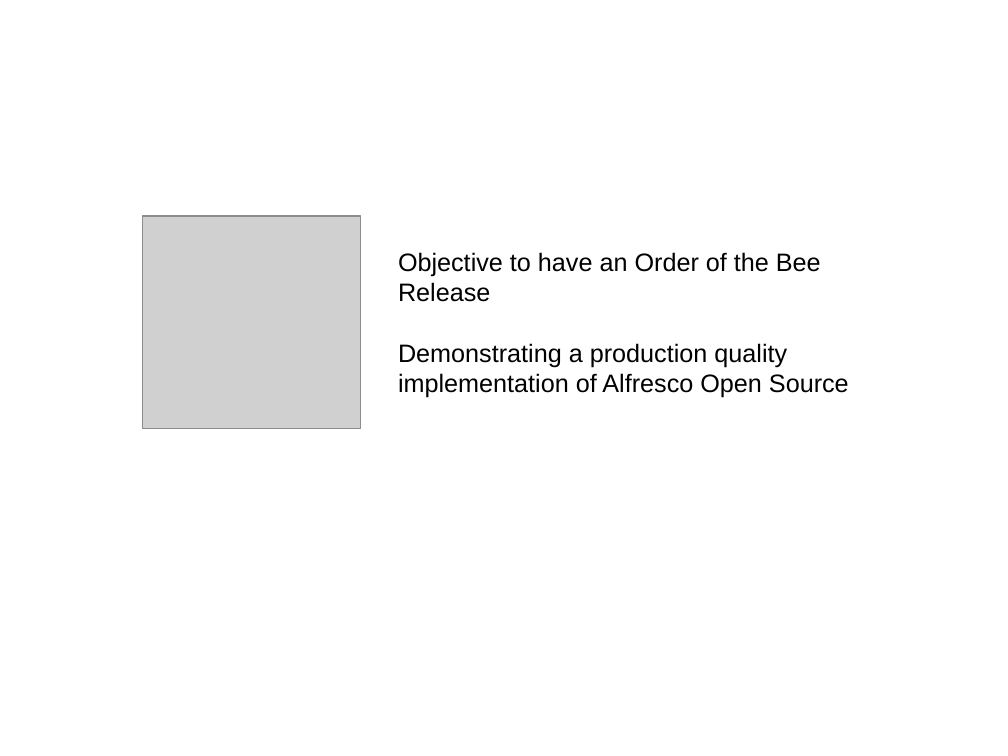
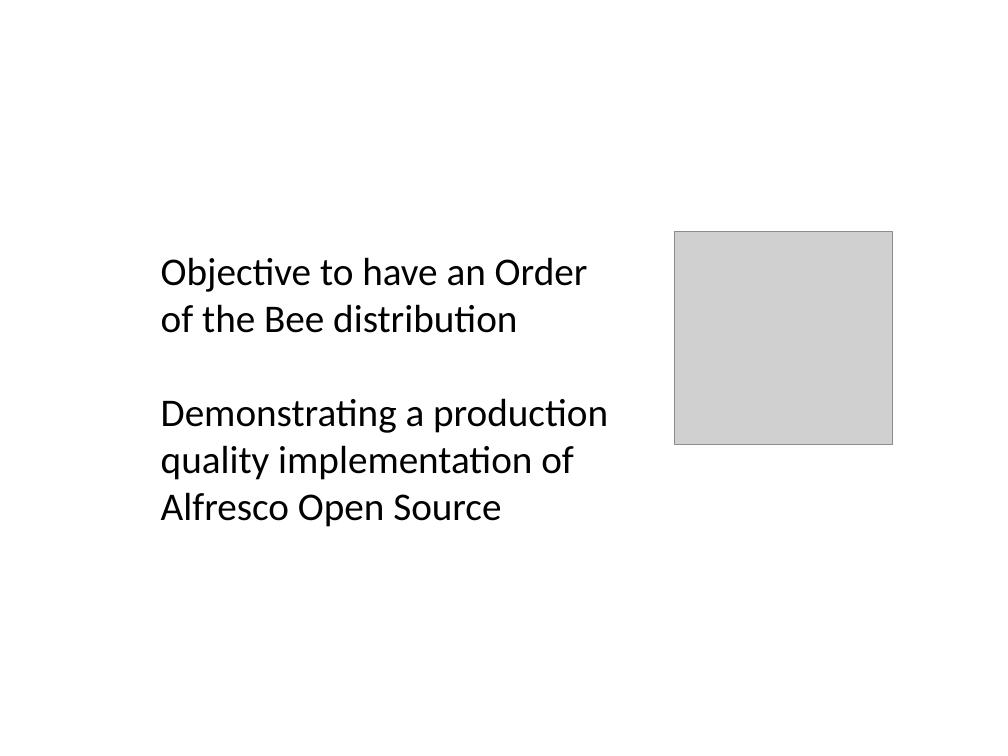
Before and after one commit to OrderOfTheBee/beecon, a slide deck: slide 2 of assets/data/files/20160125031/BeeCon2016_HoneyCombBeyond.odp. Drawn at 1008x756 pixels with LibreOffice and Linux fonts; fonts in the diff are those of the drawing; grey boxes stand for pictures; background and template pictures are left out. Boxes give left, top, right and bottom in pixels: in the first picture for what was removed or moved away, otherwise in the second. Text is boxed around its words. In the diff, an @@ line names an element or a change of style, - is before the commit and + after.

```diff
--- a/assets/data/files/20160125031/BeeCon2016_HoneyCombBeyond.odp
+++ b/assets/data/files/20160125031/BeeCon2016_HoneyCombBeyond.odp
@@ subtitle "Why Honeycomb?" at (650,231,889,233): font Arial to Calibri @@
@@ picture: place and size @@
-picture at (143,216,361,428)
+picture at (674,232,892,445)
@@ text "Objective to have an Order ...": place and size @@
-text "Objective to have an Order ..." at (398,252,849,398)
+text "Objective to have an Order ..." at (161,257,608,527)
@@ text at (161,257,588,333): text changed; size 18 to 28 pt; font Arial to Calibri @@
-Objective to have an Order of the Bee Release
+● Objective to have an Order of the Bee distribution
@@ text at (161,398,608,527): size 18 to 28 pt, font Arial to Calibri in "Demonstrating a production quality implementation of Alfresc ..."; bullet none to ● @@
```
Also in this commit, not shown: 5 other slides changed, 9 slides added, 4 slides removed.
